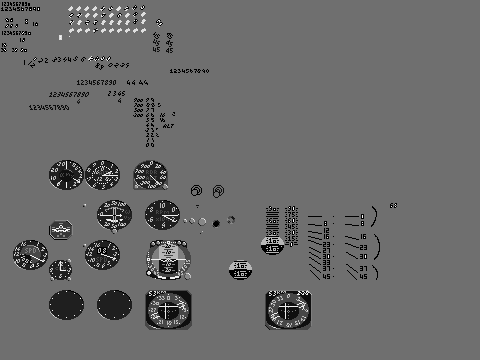
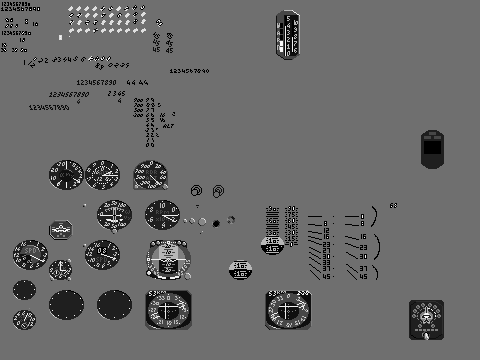
Two versions of the same layered image (480 x 360). Layer-by-layer changes:
painted on "Foreground" over (22, 26, 436, 340)
painted on "Background" over (13, 10, 444, 340)
